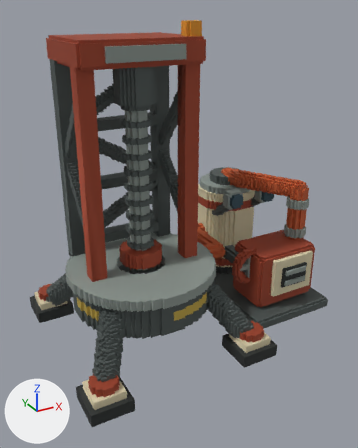
An edit to the FBX model voxel/geothermal/assets/geothermal_drill/large/geothermal_drill.fbx, drawn before and after from the same camera.
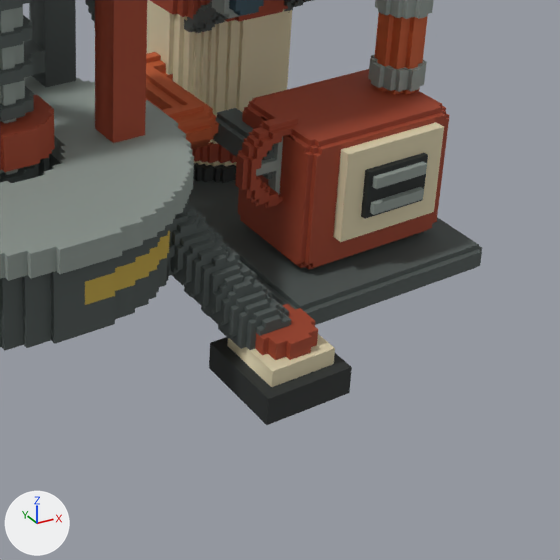
Each version appears first whole from a camera (50 mm lens) standing at (-4.37, -7.74, 5.97) and looking at (-0.26, -0.27, 2.23), and next in a close-up on the part from 39% to 100% of the width and 45% to 94% of the height. Every picture has the same lights, and +X, +Y and +Z are marked at lower left. The older version's two pictures come first. Vertices at exactly the same position are counted once.

The older version as bpy lines, for what is in view:
```python
me_geothermal_drill_voxel_surface = bpy.data.meshes.new('geothermal_drill_voxel_surface')
me_geothermal_drill_voxel_surface.from_pydata(...)  # 11759 vertices, 9053 faces; spans x -2.79..2.7, y -2.12..2.03, z 0.09..5.76
me_geothermal_drill_voxel_surface.materials.append(mat_palette_001_d9ceab)  # beige #d9ceab
me_geothermal_drill_voxel_surface.materials.append(mat_palette_003_993e23)  # brown #993e23
me_geothermal_drill_voxel_surface.materials.append(mat_palette_004_bb562a)  # orange #bb562a
me_geothermal_drill_voxel_surface.materials.append(mat_palette_005_272b2a)  # black #272b2a
me_geothermal_drill_voxel_surface.materials.append(mat_palette_006_4c5452)  # dark grey #4c5452
me_geothermal_drill_voxel_surface.materials.append(mat_palette_007_8b958f)  # grey #8b958f
me_geothermal_drill_voxel_surface.materials.append(mat_palette_008_304c58)  # dark blue #304c58
me_geothermal_drill_voxel_surface.materials.append(mat_palette_010_da9224)  # orange #da9224
me_geothermal_drill_voxel_surface.materials.append(mat_palette_012_181e1d)  # black #181e1d
me_geothermal_drill_voxel_surface.materials.append(mat_palette_013_bea343)  # yellow #bea343
ob_geothermal_drill = bpy.data.objects.new('geothermal_drill', me_geothermal_drill_voxel_surface)
ob_geothermal_drill.location = (0.0, 0.0, 0.0)
```
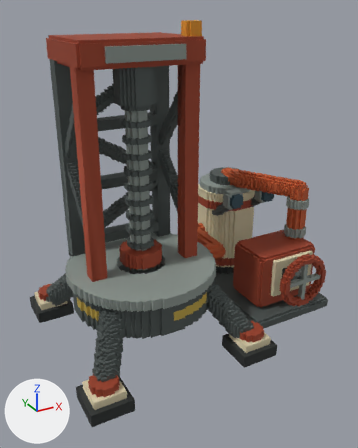
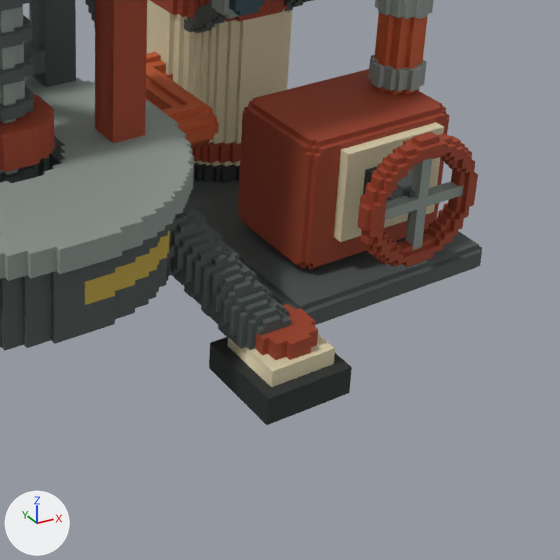
Location of each change, [x1, y1, x2, y2] in pixels of the close-ups (560 x 560 px):
```json
{"part": 1, "of": "me_geothermal_drill_voxel_surface", "change": "built on", "before": [213, 76, 442, 262], "after": [252, 76, 478, 267]}
```

Scene script edits in JSON lines:
```json
{"block": "me_geothermal_drill_voxel_surface", "where": "# used by ob_geothermal_drill; location = (0.0, 0.0, 0.0)"}
{"op": "remove", "block": "me_geothermal_drill_voxel_surface", "code": "me_geothermal_drill_voxel_surface.from_pydata(...)  # 11759 vertices, 9053 faces; spans x -2.79..2.7, y -2.12..2.03, z 0.09..5.76"}
{"op": "add", "block": "me_geothermal_drill_voxel_surface", "code": "me_geothermal_drill_voxel_surface.from_pydata(...)  # 12073 vertices, 9318 faces; spans x -2.79..2.7, y -2.12..2.03, z 0.09..5.76"}
{"block": "me_geothermal_drill_voxel_surface", "change": "me_geothermal_drill_voxel_surface part 1: 268 vertices removed from x 0.72..2.43, y -0.81..0.0, z 0.5..1.58; 581 vertices added at x 1.26..2.34, y -1.62..-1.03, z 0.54..1.62"}
{"block": "me_geothermal_drill_voxel_surface", "change": "other edits to the shape of me_geothermal_drill_voxel_surface do not show in these pictures"}
```
